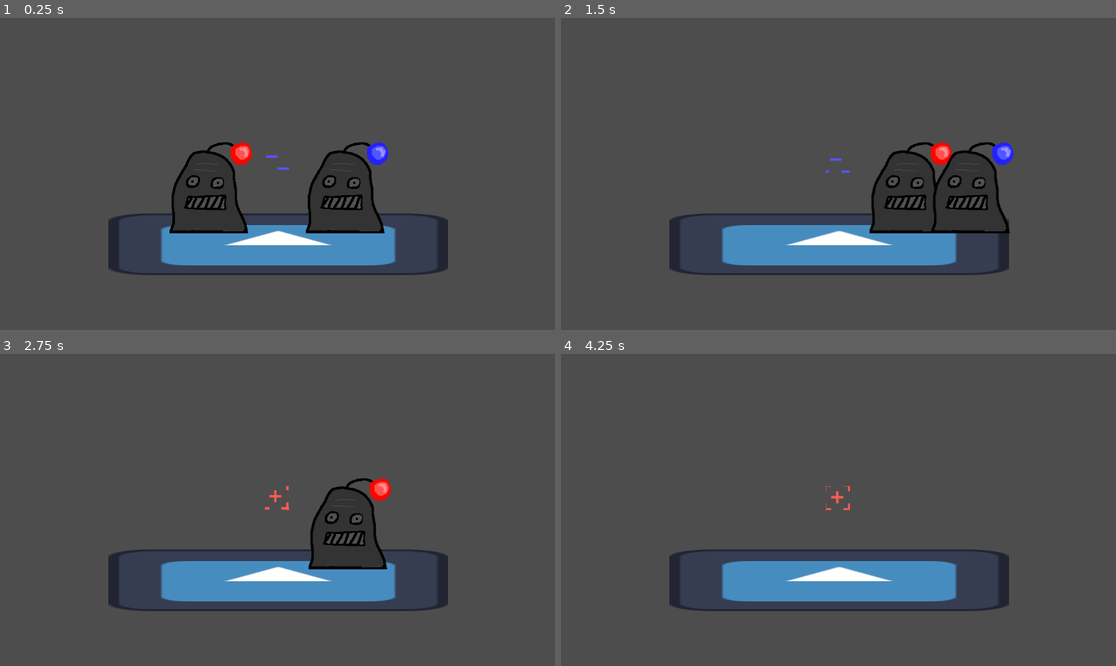
Above: before the commit, frames 1-4 (two rows, left to right).
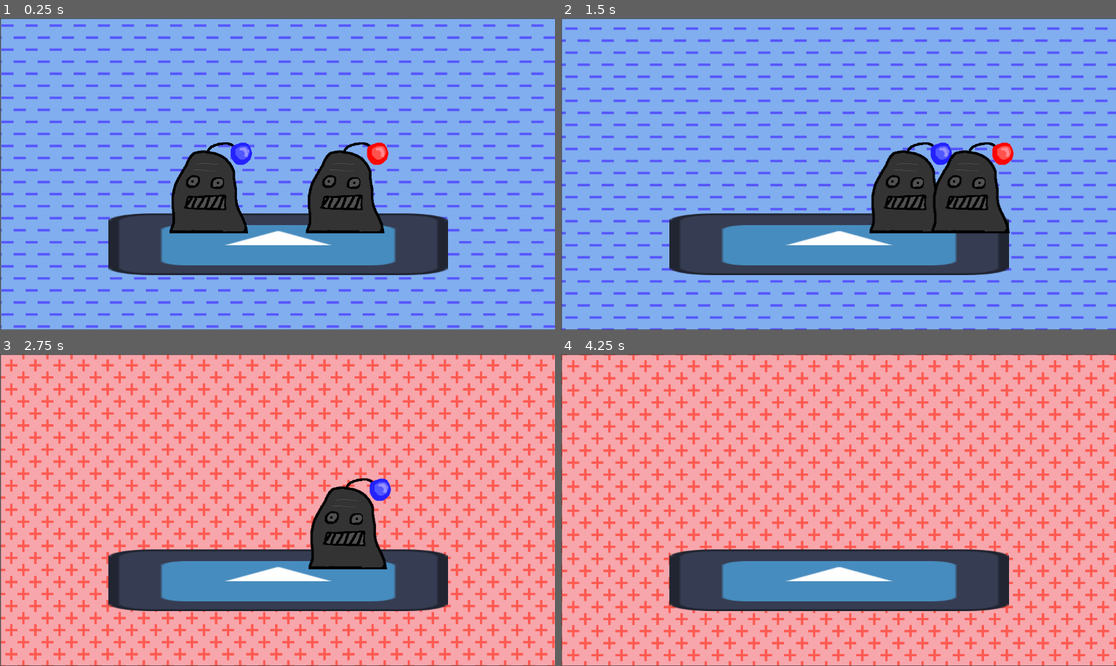
Above: after the commit, the same moments.

Repository: Jyeung05/Magnet-Dudes
Game: Godot game, scene res://scenes/test_level.tscn
Two runs of this game, one before a commit and one after it. Both use one fixed random seed, a clock stepped at 60 frames per second and the inputs below. The engine's default icon, where the game draws it, is replaced by a stand-in: a white triangle on a blue panel in a dark square.
Inputs:
- Up to frame 1 (0.25 s): no input
- Up to frame 2 (1.5 s): tap Enter (ui_accept) at 0.5, 0.77 s; hold Right (ui_right) from 0.53 s (still down)
- Up to frame 3 (2.75 s): tap Enter (ui_accept) at 1.52 s; release Right (ui_right) at 2.03 s; hold Left (ui_left) from 2.03 s (still down)
- Up to frame 4 (4.25 s): release Left (ui_left) at 2.78 s; hold Right (ui_right) from 2.78 s (still down); tap Enter (ui_accept) at 3.02, 3.77 s

The runs differ from the first frame. In frame 1, 84% of the frame differs, in the area x 0-100%, y 0-100%; in frame 2, 84%; in frame 3, 86%; in frame 4, 88%.

Commit message:
fixed background

Diff:
--- a/scenes/mastercontrol.tscn
+++ b/scenes/mastercontrol.tscn
@@ -3,7 +3,6 @@
 [ext_resource type="Script" path="res://mastercontrol.gd" id="1_pij3g"]
 [ext_resource type="PackedScene" uid="uid://c1x2qhmk57cxx" path="res://scenes/player_1.tscn" id="2_goj4b"]
 [ext_resource type="PackedScene" uid="uid://bl67y8oanwipu" path="res://scenes/player_2.tscn" id="3_sp7dj"]
-[ext_resource type="PackedScene" uid="uid://dmlenyrnudcob" path="res://scenes/background.tscn" id="4_wxr5i"]
 
 [node name="master_control" type="CharacterBody2D"]
 script = ExtResource("1_pij3g")
--- a/scenes/player_1.tscn
+++ b/scenes/player_1.tscn
@@ -1,7 +1,7 @@
 [gd_scene load_steps=4 format=3 uid="uid://c1x2qhmk57cxx"]
 
 [ext_resource type="Script" path="res://player1.gd" id="1_2kw6b"]
-[ext_resource type="Texture2D" uid="uid://bv1x6qmntcylr" path="res://assets/character_red.png" id="2_l25w5"]
+[ext_resource type="Texture2D" uid="uid://ctcir0pbdkepc" path="res://assets/character_blue.png" id="2_yi08p"]
 
 [sub_resource type="RectangleShape2D" id="RectangleShape2D_atxct"]
 size = Vector2(128, 127)
@@ -10,7 +10,7 @@
 script = ExtResource("1_2kw6b")
 
 [node name="Sprite2D" type="Sprite2D" parent="."]
-texture = ExtResource("2_l25w5")
+texture = ExtResource("2_yi08p")
 
 [node name="CollisionShape2D" type="CollisionShape2D" parent="."]
 position = Vector2(2, 1.5)
--- a/scenes/player_2.tscn
+++ b/scenes/player_2.tscn
@@ -1,7 +1,7 @@
 [gd_scene load_steps=4 format=3 uid="uid://bl67y8oanwipu"]
 
 [ext_resource type="Script" path="res://player_2.gd" id="1_x8841"]
-[ext_resource type="Texture2D" uid="uid://ctcir0pbdkepc" path="res://assets/character_blue.png" id="2_eo8fo"]
+[ext_resource type="Texture2D" uid="uid://bv1x6qmntcylr" path="res://assets/character_red.png" id="2_kwfhi"]
 
 [sub_resource type="RectangleShape2D" id="RectangleShape2D_atxct"]
 size = Vector2(128, 127)
@@ -10,7 +10,7 @@
 script = ExtResource("1_x8841")
 
 [node name="Sprite2D" type="Sprite2D" parent="."]
-texture = ExtResource("2_eo8fo")
+texture = ExtResource("2_kwfhi")
 
 [node name="CollisionShape2D" type="CollisionShape2D" parent="."]
 position = Vector2(2, 1.5)
--- a/scenes/test_level.tscn
+++ b/scenes/test_level.tscn
@@ -9,6 +9,15 @@
 position = Vector2(575, 299)
 
 [node name="background" parent="." instance=ExtResource("4_t1jh8")]
+anchors_preset = 0
+anchor_right = 0.0
+anchor_bottom = 0.0
+offset_left = -573.0
+offset_top = -297.0
+offset_right = 582.0
+offset_bottom = 348.0
+grow_horizontal = 1
+grow_vertical = 1
 
 [node name="platform" parent="." instance=ExtResource("1_yr3l8")]
 position = Vector2(2, 171)
